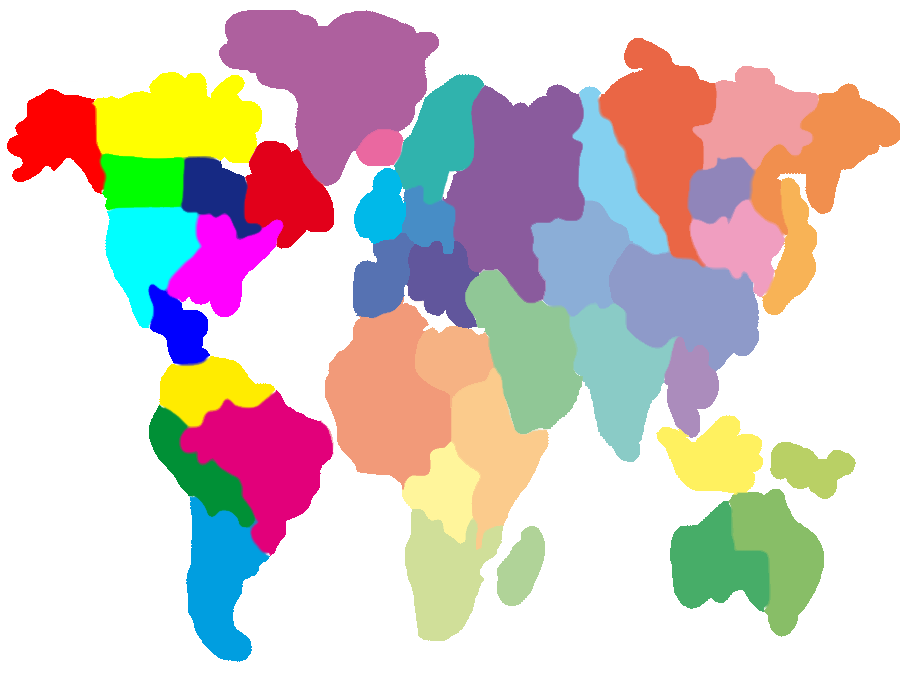
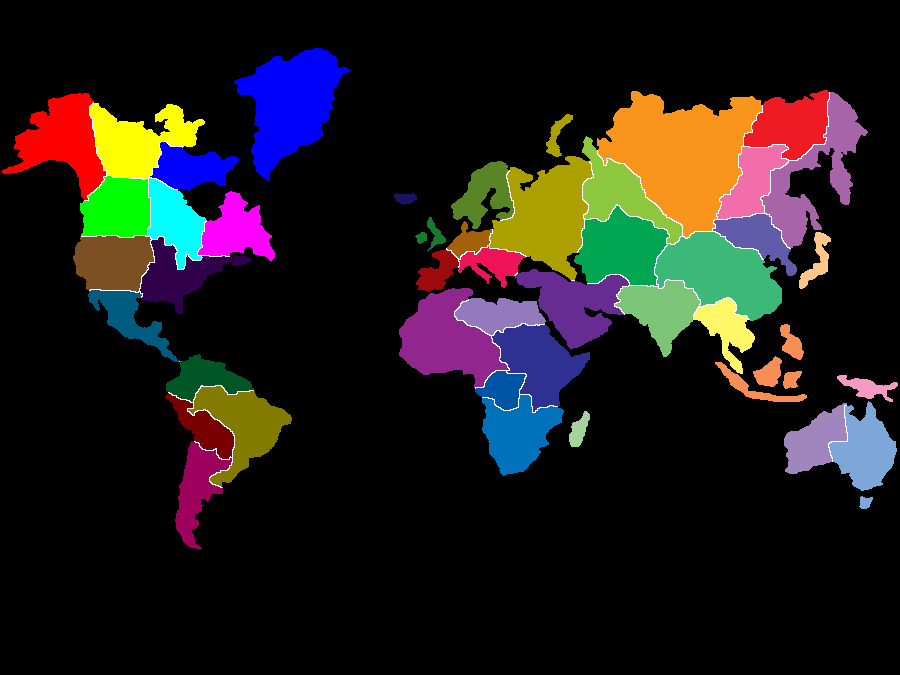
Comparing the layer stacks of the two w=900, h=675 images. Changes:
renamed "Ebene 2" to "Ebene 5", painted on it over [2, 10, 900, 662]
showed "Ebene 3" over [0, 0, 900, 675]
